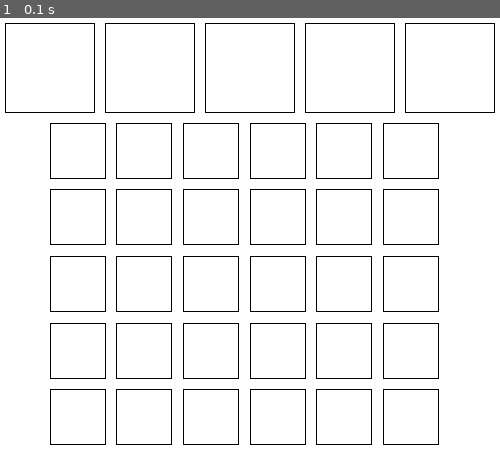
Above: before the commit, frame 1.
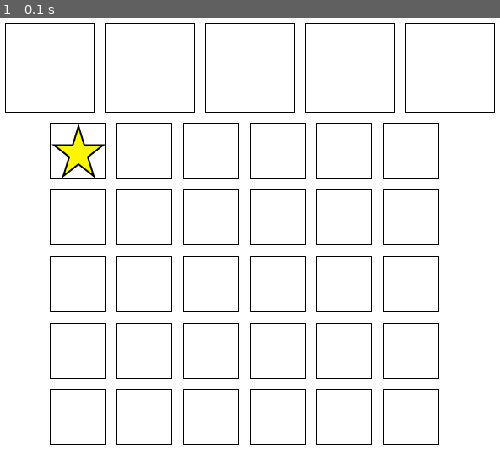
Above: after the commit, the same moment.

Repository: TVolden/YOLI-Sim
Game: pygame game, started from gym_yoli/envs/pygame_test.py
The game is run twice, just before and just after one commit, with the same random seed, the same clock (stepped at 60 frames per second) and the same inputs.
Inputs:
- Up to frame 1 (0.1 s): no input

The runs differ from the first frame. In frame 1, 0.5% of the frame differs, in the area x 10-21%, y 24-37%.

Commit message:
Added sprite

Diff:
--- a/gym_yoli/envs/pygame_test.py
+++ b/gym_yoli/envs/pygame_test.py
@@ -1,6 +1,7 @@
 import pygame
 from pygame.locals import *
 import math
+from tile_sprites import Tile
 
 size = 5
 tiles = 30
@@ -9,11 +10,16 @@
 
 pygame.init()
 pygame.display.init()
+tiles_info = [
+    {"name": "name", "image": "star"}
+]
+
 window = pygame.display.set_mode((window_size, window_size))
+pygame.display.set_caption("Tile Board")
 clock = pygame.time.Clock()
+
 board_canvas = pygame.Surface((window_size, window_size))
 board_canvas.fill((255, 255, 255))
-pygame.display.set_caption("Tile Board")
 
 board_pix_square_size = (
     window_size / size
@@ -23,13 +29,13 @@
 tile_pix_square_size = (
     (window_size - board_pix_square_size)  / tile_squares
 )  # The size of a single tile grid square in pixels
+margin = 10
 
-margin = 10
 # Draw board
 for x in range(size + 1):
     rect = (
-        x * board_pix_square_size + margin/2,
-        margin/2,
+        x * board_pix_square_size + margin / 2,
+        margin / 2,
         board_pix_square_size - margin,
         board_pix_square_size - margin
      )
@@ -40,12 +46,14 @@
         1
     )
 
+all_sprites_list = pygame.sprite.Group()
+
 for x in range(tiles):
     col = x % tile_squares
     row = math.floor(x / tile_squares)
     rect = (
-        col * tile_pix_square_size + board_pix_square_size/2,
-        row * tile_pix_square_size + board_pix_square_size + margin/2,
+        col * tile_pix_square_size + board_pix_square_size / 2,
+        row * tile_pix_square_size + board_pix_square_size + margin / 2,
         tile_pix_square_size - margin,
         tile_pix_square_size - margin
      )
@@ -56,10 +64,19 @@
         1
     )
 
+    if len(tiles_info) > x:
+        object_ = Tile(tiles_info[x].get("image") + ".png", tile_pix_square_size-margin-2, tile_pix_square_size-margin-2)
+        object_.rect.x = board_pix_square_size / 2 + 1
+        object_.rect.y = board_pix_square_size + margin / 2 + 1
+        all_sprites_list.add(object_)
+
 while True:
+    all_sprites_list.update()
+    window.fill((255, 255, 255))
+    pygame.event.pump()
     window.blit(board_canvas, board_canvas.get_rect())
-    pygame.event.pump()
-    pygame.display.update()
+    all_sprites_list.draw(window)
+    pygame.display.flip()
     clock.tick(30)
 
     for event in pygame.event.get():
--- /dev/null
+++ b/gym_yoli/envs/tile_sprites.py
@@ -0,0 +1,11 @@
+import pygame
+
+class Tile(pygame.sprite.Sprite):
+
+    def __init__(self, image_file, width, height):
+        pygame.sprite.Sprite.__init__(self)
+
+        self.image = pygame.image.load(image_file).convert()
+        self.image = pygame.transform.scale(self.image, (width, height))
+
+        self.rect = self.image.get_rect()
Binary file added: gym_yoli/envs/star.png
